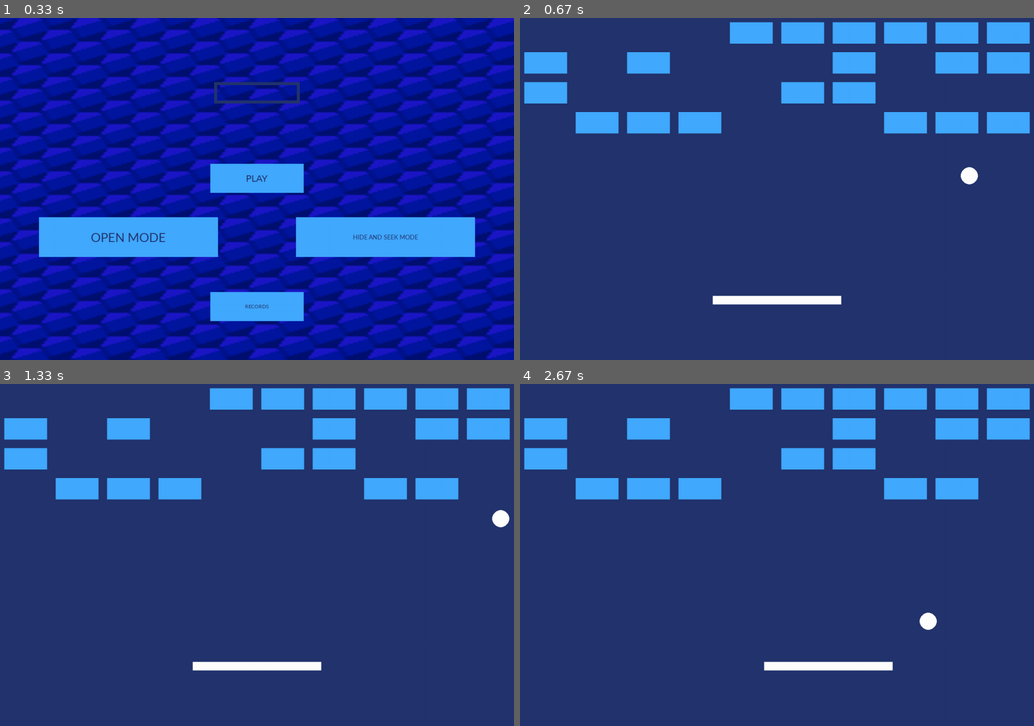
Above: before the commit, frames 1-4 (two rows, left to right).
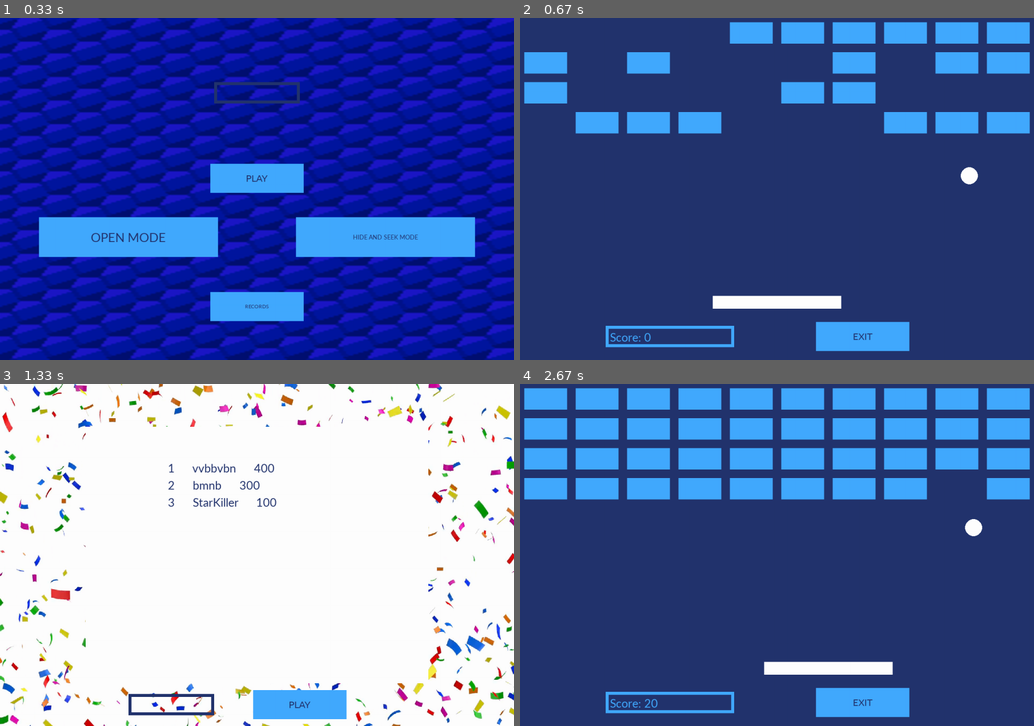
Above: after the commit, the same moments.

Repository: Milu-create/project_pygame
Game: pygame game, started from main.py
Two runs of this game, one before a commit and one after it. Both use one fixed random seed, a clock stepped at 60 frames per second and the inputs below.
Inputs (mouse positions are in pixels of both pictures, inside the frame that each line leads up to):
- Up to frame 1 (0.33 s): no input
- Up to frame 2 (0.67 s): click "HIDE AND SEEK MODE" at 0.38 s
- Up to frame 3 (1.33 s): click (344, 702) at 0.72 s, where only the run after the commit has a clickable "EXIT"; click (257, 671) at 1.27 s, where only the run after the commit has a clickable "RECORDS"
- Up to frame 4 (2.67 s): click (818, 705) at 1.6 s, where only the run after the commit has a clickable "PLAY"; hold Right 1.88-2.35 s; hold Right from 2.43 s (still down)

Frame 1 is identical in both runs. In frame 2, 2.5% of the frame differs, in the area x 16-76%, y 83-98%; in frame 3, 99%, in the area x 0-100%, y 0-100%; in frame 4, 15%.

Commit message:
Ведётся счёт

Diff:
--- a/main.py
+++ b/main.py
@@ -124,7 +124,9 @@
                 self._total = self._name.ret_total()
                 CUR.execute("""INSERT INTO players(name, score) VALUES(?, ?);""", self._total)
                 CON.commit()
-                self.get_app().set_state(GameState())
+                self.get_app().set_state(GameState(randrange(0, 2)))
+        if event.type == pygame.KEYDOWN and event.key == pygame.K_ESCAPE:
+            self.get_app().set_state(MenuState('background'))
 
     def loop(self, dt):
         screen = self.get_app().get_screen()
@@ -149,7 +151,7 @@
             kol = 1
             for i in self._text:
                 kol += 1
-                self._txt_surface = self._font.render(i, True, (0, 0, 0))
+                self._txt_surface = self._font.render(i, True, (35, 52, 110))
                 screen.blit(self._txt_surface, (self._rect.x + 150, self._rect.y + 40 * kol))
         CON.commit()
         self._name.draw(screen)
@@ -164,7 +166,7 @@
         super().__init__()
         self._is_mode = is_find
         self._board_speed = 60
-        self._board = pygame.Rect(450, 650, 300, 20)
+        self._board = pygame.Rect(450, 650, 300, 30)
         self._ball_radius = 20
         self._ball_speed = 3
         self._ball_rect = int(self._ball_radius * 2 ** 0.5)
@@ -173,6 +175,9 @@
         self._dx, self._dy = 1, -1
         self._block_list = [pygame.Rect(10 + 120 * i, 10 + 70 * j, 100, 50) for i in range(10) for j in range(4)]
         self._is_draw_list = [randrange(0, 2) for _ in self._block_list]
+        self._num = 0
+        self._text = 'Score: ' + str(self._num)
+        self._out = Button()
 
     def detect_collision(self, dx, dy, ball, rect):
         if dx > 0:
@@ -202,10 +207,17 @@
             self._board.right += self._board_speed
         if event.type == pygame.KEYDOWN and event.key == pygame.K_ESCAPE:
             self.get_app().set_state(MenuState('background'))
+        if event.type == pygame.MOUSEBUTTONDOWN:
+            if self._out.pressed(pygame.mouse.get_pos()):
+                self.get_app().set_state(MenuState('background'))
 
     def loop(self, dt):
         self.get_app().get_screen().fill((35, 52, 110))
         screen = self.get_app().get_screen()
+        self._out.do(screen, (66, 170, 255), 700, 720, 200, 50, 0, "EXIT", (35, 52, 110))
+        self._score = InputBox(200, 720, 300, 50, (66, 170, 255), (66, 170, 255),
+                               text=self._text, is_click=False)
+        self._score.draw(screen)
         if self._is_mode:
             for i in range(len(self._block_list)):
                 if self._is_draw_list[i]:
@@ -226,13 +238,29 @@
         hit_index = self._ball.collidelist(self._block_list)
         if hit_index != -1:
             hit_rect = self._block_list.pop(hit_index)
+            self._num += 20
+            worki = self._text.split()
+            worki[1] = str(self._num)
+            self._text = ' '.join(worki)
             self._dx, self._dy = self.detect_collision(self._dx, self._dy, self._ball, hit_rect)
-            hit_rect.inflate_ip(self._ball.width * 3, self._ball.height * 3)
+            hit_rect.inflate_ip(self._ball.width * 2, self._ball.height * 2)
             pygame.draw.rect(screen, (255, 0, 5), hit_rect)
         if self._ball.bottom > HEIGHT:
-            pass
+            CUR.execute(f"""UPDATE players SET score = ?
+                            WHERE number_of_play=(SELECT MAX(number_of_play)
+                            FROM players);""", (self._num,))
+            self._text = _return_znach(key=('name',))[0] + ", you've lost"
+            self._score = InputBox(200, 720, 300, 50, (66, 170, 255), (66, 170, 255),
+                                   text=self._text, is_click=False)
+            self._score.draw(screen)
         elif not len(self._block_list):
-            pass
+            CUR.execute(f"""UPDATE players SET score = ?
+                            WHERE number_of_play=(SELECT MAX(number_of_play)
+                            FROM players);""", (self._num,))
+            self._text = _return_znach(key=('name',))[0] + ", you won!"
+            self._score = InputBox(200, 720, 300, 50, (66, 170, 255), (66, 170, 255),
+                                   text=self._text, is_click=False)
+            self._score.draw(screen)
 
     def destroy(self):
         pass
